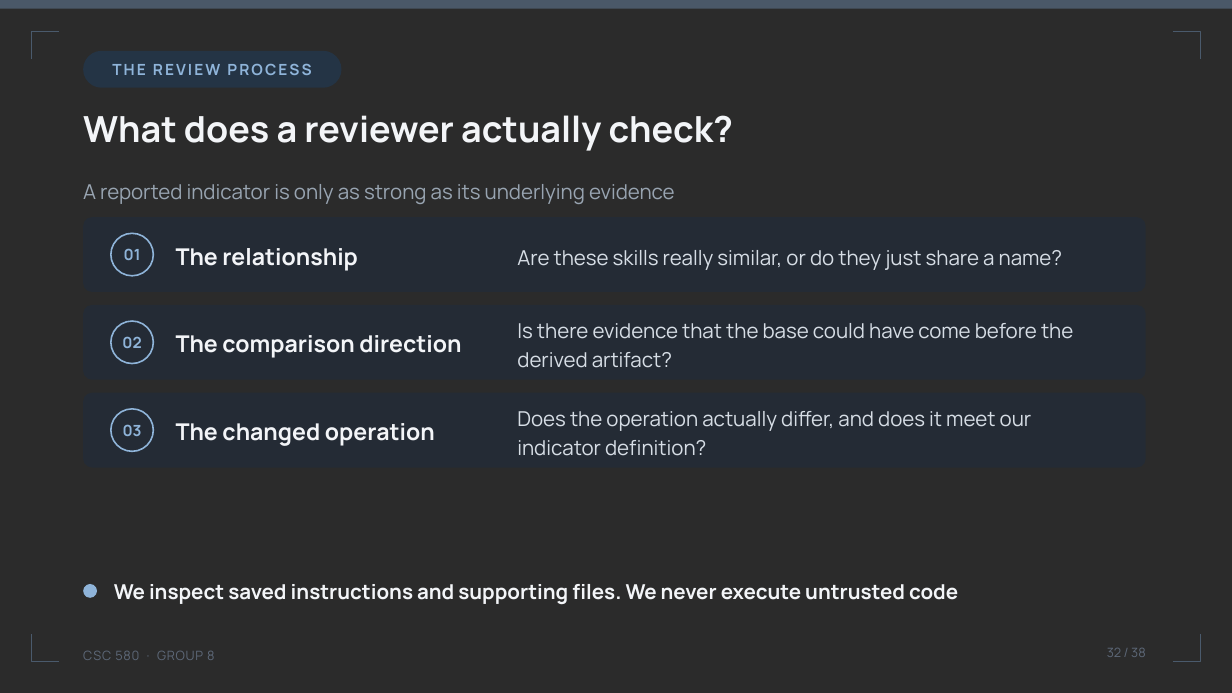
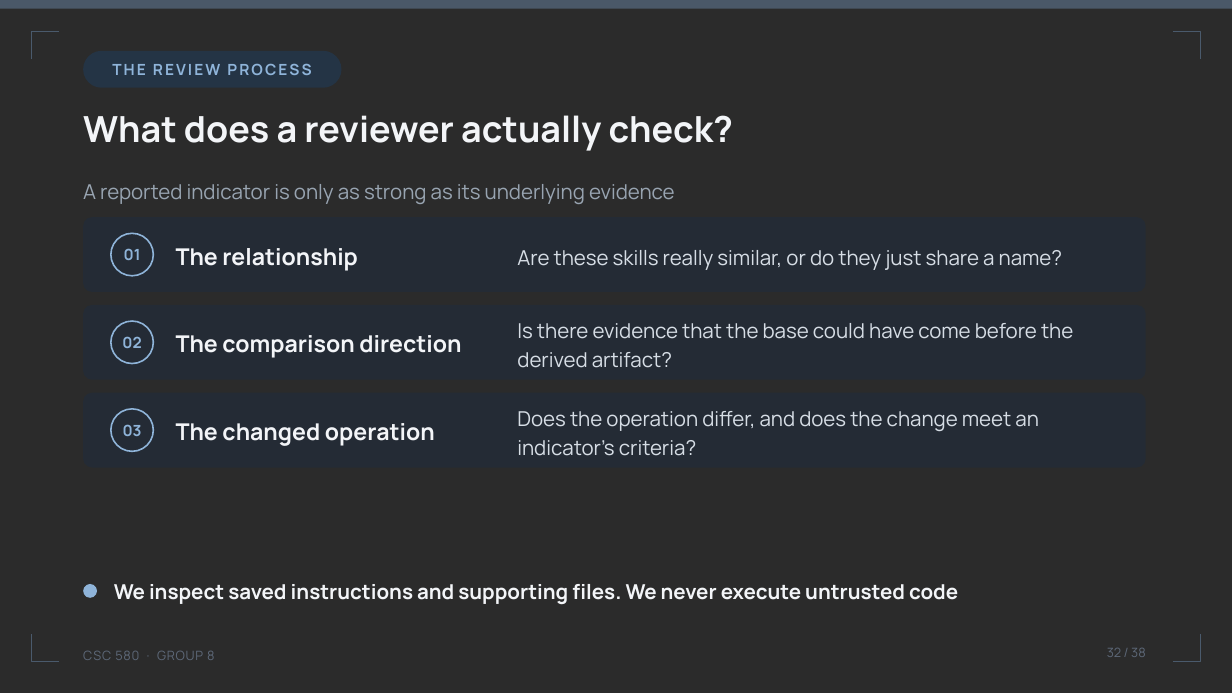
Before and after one commit to umdnp/csc580-project8, a slide deck: slide 32 of docs/group8_final_presentation.pptx. Drawn at 1232x693 pixels with LibreOffice and Linux fonts; fonts in the diff are those of the drawing; background and template pictures are left out; a plain dark background stands for a picture behind light text. Boxes give left, top, right and bottom in pixels: in the first picture for what was removed or moved away, otherwise in the second. Text is boxed around its words. In the diff, an @@ line names an element or a change of style, - is before the commit and + after.

```diff
--- a/docs/group8_final_presentation.pptx
+++ b/docs/group8_final_presentation.pptx
@@ text at box(517, 411, 1039, 456): text changed @@
-Does the operation actually differ, and does it meet our indicator definition?
+Does the operation differ, and does the change meet an indicator’s criteria?
```
Also in this commit, not shown: 7 other slides changed.
